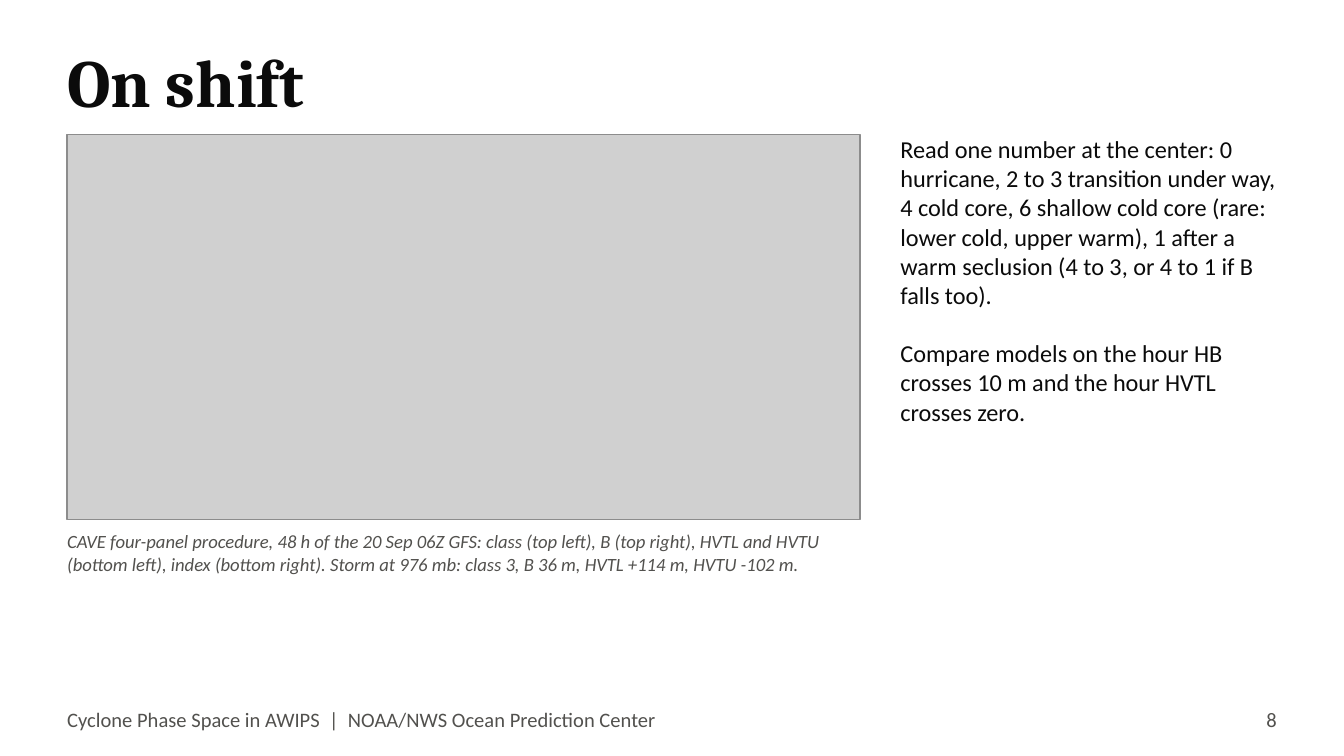
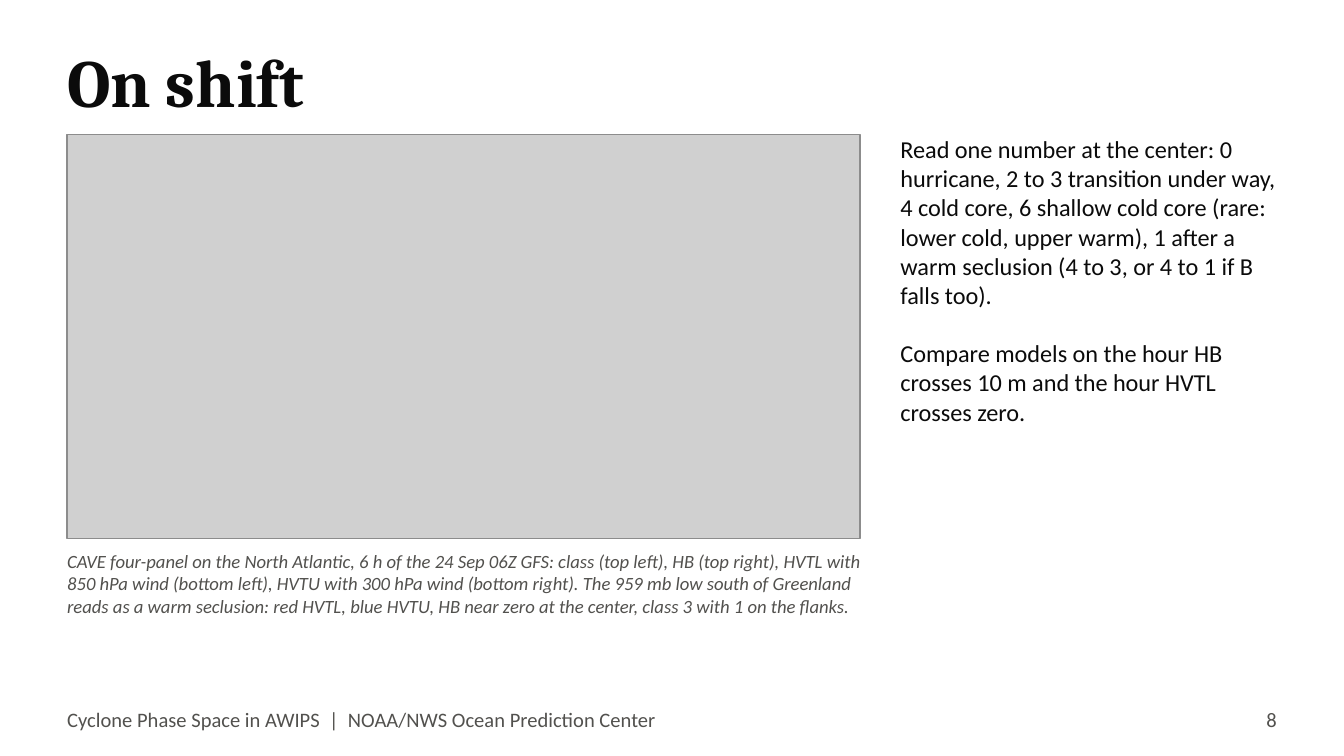
Before and after one commit to jkrek17/awips-tools, a slide deck: slide 8 of cyclone_phase_space/docs/TALK.pptx. Drawn at 1344x756 pixels with LibreOffice and Linux fonts; fonts in the diff are those of the drawing; grey boxes stand for pictures. Boxes give left, top, right and bottom in pixels: in the first picture for what was removed or moved away, otherwise in the second. Text is boxed around its words. In the diff, an @@ line names an element or a change of style, - is before the commit and + after.

```diff
--- a/cyclone_phase_space/docs/TALK.pptx
+++ b/cyclone_phase_space/docs/TALK.pptx
@@ picture: place and size @@
-picture at box(67, 134, 860, 519)
+picture at box(67, 134, 860, 539)
@@ text at box(67, 554, 860, 615): text changed @@
-CAVE four-panel procedure, 48 h of the 20 Sep 06Z GFS: class (top left), B (top right), HVTL and HVTU (bottom left), index (bottom right). Storm at 976 mb: class 3, B 36 m, HVTL +114 m, HVTU -102 m.
+CAVE four-panel on the North Atlantic, 6 h of the 24 Sep 06Z GFS: class (top left), HB (top right), HVTL with 850 hPa wind (bottom left), HVTU with 300 hPa wind (bottom right). The 959 mb low south of Greenland reads as a warm seclusion: red HVTL, blue HVTU, HB near zero at the center, class 3 with 1 on the flanks.
```
Also in this commit, not shown: 1 other slide changed, 4 other files.
